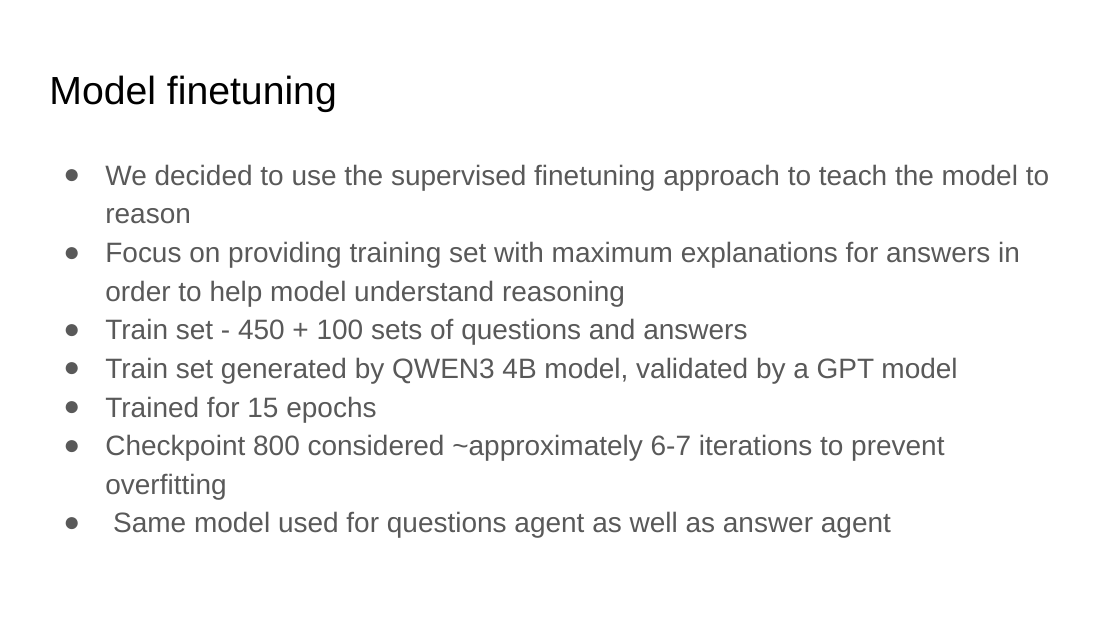
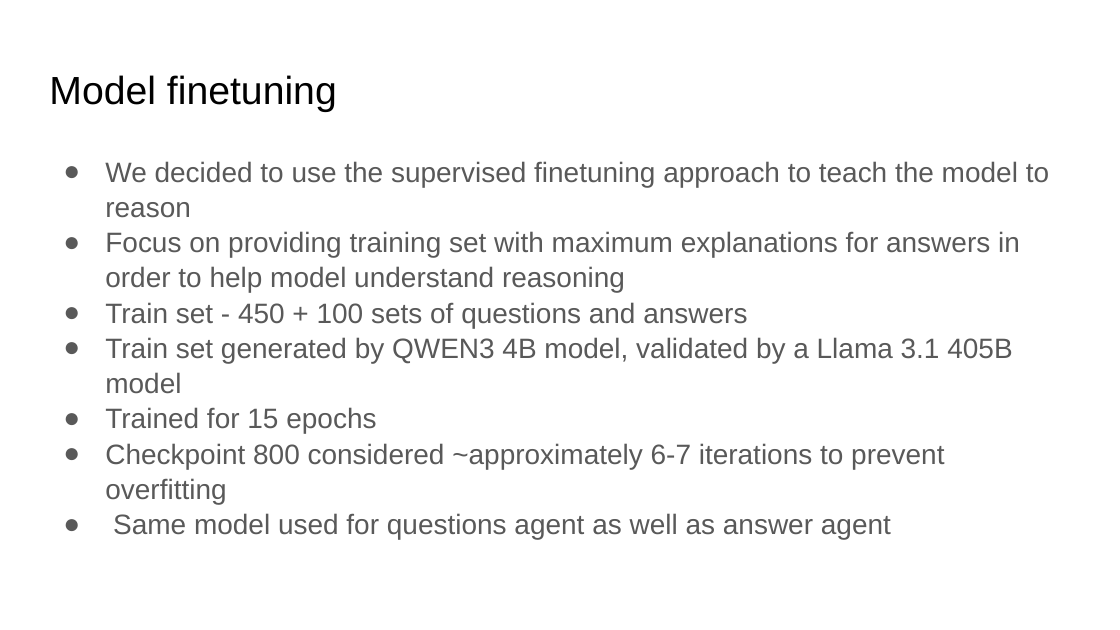
Before and after one commit to shreyassks/AAIPL_134_199_204_179, a slide deck: slide 3 of solution.pptx. Drawn at 1120x630 pixels with LibreOffice and Linux fonts; fonts in the diff are those of the drawing. Boxes give left, top, right and bottom in pixels: in the first picture for what was removed or moved away, otherwise in the second. Text is boxed around its words. In the diff, an @@ line names an element or a change of style, - is before the commit and + after.

Commit message:
upated ppt

```diff
--- a/solution.pptx
+++ b/solution.pptx
@@ text at (105, 161, 1049, 539): line spacing 1.15 to 1.05 @@
@@ text at (105, 337, 1012, 394): text changed @@
-● Train set generated by QWEN3 4B model, validated by a GPT model
+● Train set generated by QWEN3 4B model, validated by a Llama 3.1 405B model
```
Also in this commit, not shown: 1 other file.
